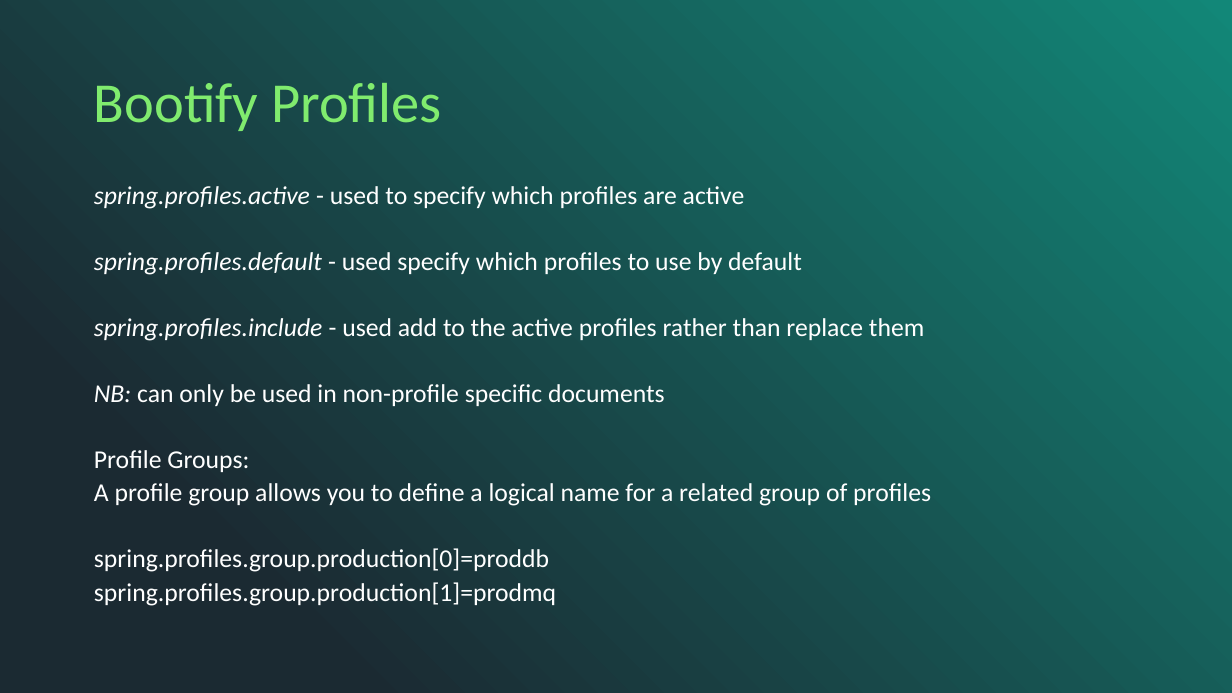
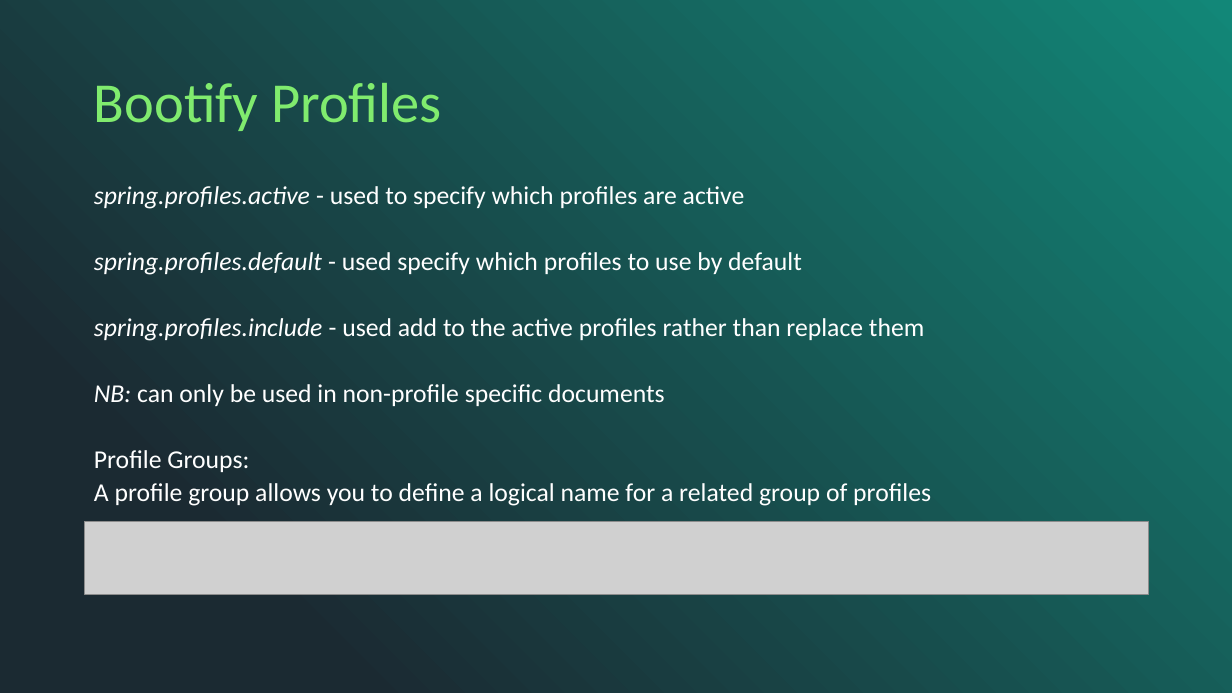
Before and after one commit to averkhoglyad/spring-boot-properties-prototype, a slide deck: slide 17 of spring configs.pptx. Drawn at 1232x693 pixels with LibreOffice and Linux fonts; fonts in the diff are those of the drawing; grey boxes stand for pictures. Boxes give left, top, right and bottom in pixels: in the first picture for what was removed or moved away, otherwise in the second. Text is boxed around its words. In the diff, an @@ line names an element or a change of style, - is before the commit and + after.

```diff
--- a/spring configs.pptx
+++ b/spring configs.pptx
@@ picture added at box(85, 522, 1150, 595) @@
@@ text at box(94, 548, 556, 606): paragraph removed @@
-spring.profiles.group.production[0]=proddb
-spring.profiles.group.production[1]=prodmq
```
Also in this commit, not shown: 1 other file.
